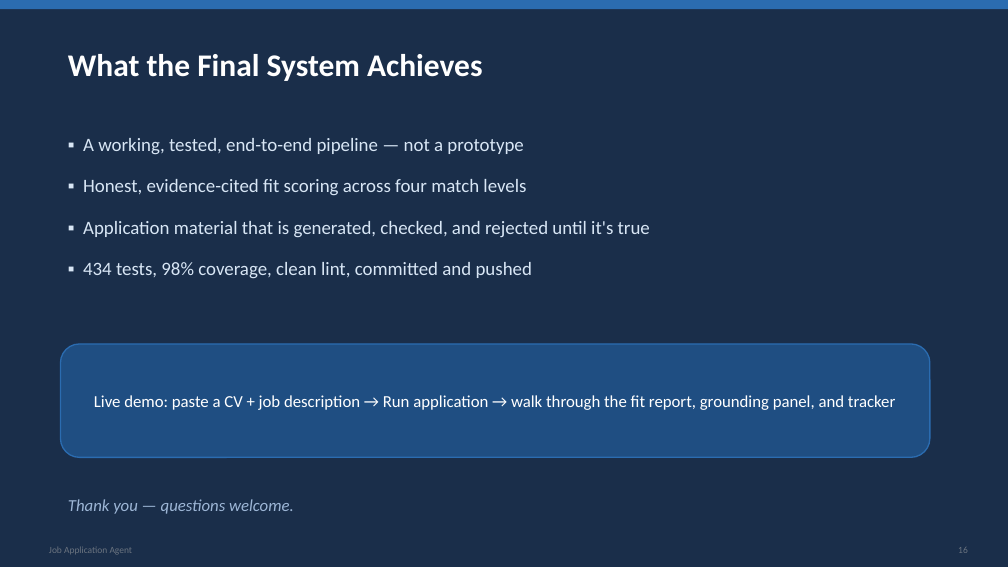
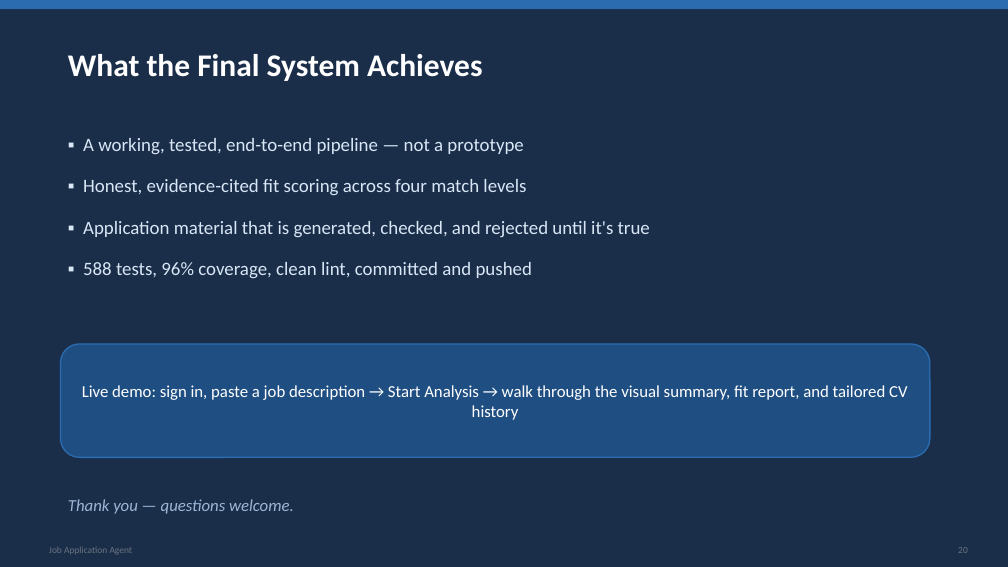
Before and after one commit to Rabailfatima13/job-application-agent, a slide deck: slide 20 of docs/Job_Application_Agent_Presentation.pptx (slide 16 before the commit). Drawn at 1008x567 pixels with LibreOffice and Linux fonts; fonts in the diff are those of the drawing. Boxes give left, top, right and bottom in pixels: in the first picture for what was removed or moved away, otherwise in the second. Text is boxed around its words. In the diff, an @@ line names an element or a change of style, - is before the commit and + after.

```diff
--- a/docs/Job_Application_Agent_Presentation.pptx
+++ b/docs/Job_Application_Agent_Presentation.pptx
@@ text at (x1=83, y1=262, x2=532, y2=278): text changed @@
-▪ 434 tests, 98% coverage, clean lint, committed and pushed
+▪ 588 tests, 96% coverage, clean lint, committed and pushed
@@ text in rounded rectangle at (x1=82, y1=385, x2=907, y2=420): text changed @@
-Live demo: paste a CV + job description → Run application → walk through the fit report, grounding panel, and tracker
+Live demo: sign in, paste a job description → Start Analysis → walk through the visual summary, fit report, and tailored CV history
```
Also in this commit, not shown: 4 other slides changed, 4 slides added, 11 other files.
